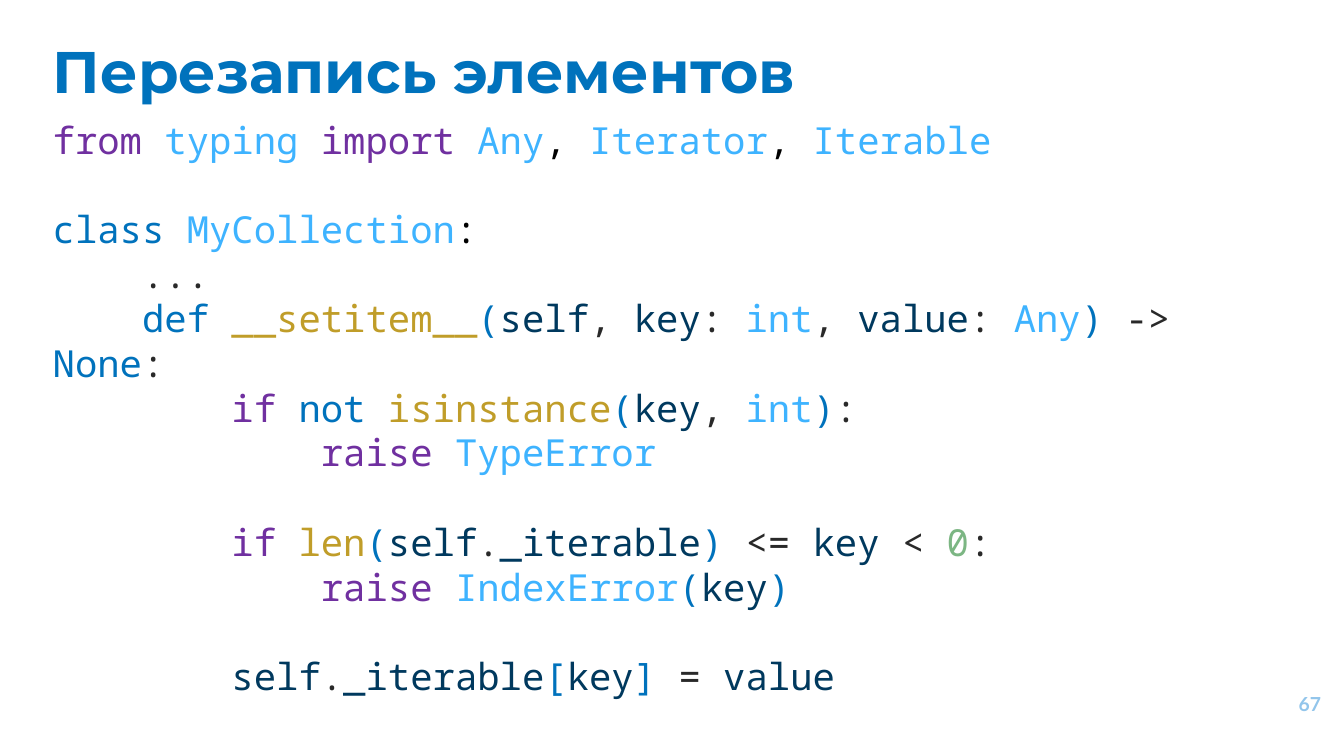
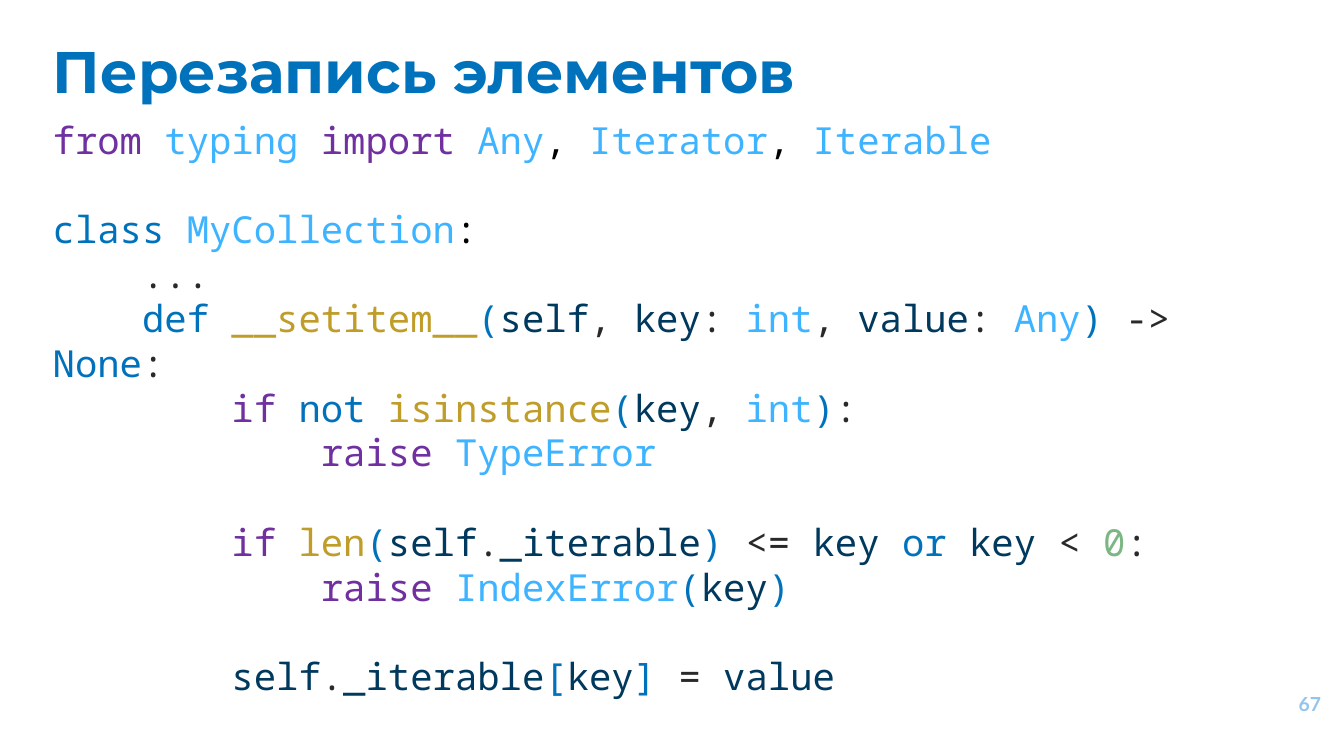
Before and after one commit to EvgrafovMichail/python_mipt_dafe, a slide deck: slide 67 of lessons/sem01/lesson12/protocols.pptx. Drawn at 1344x745 pixels with LibreOffice and Linux fonts; fonts in the diff are those of the drawing. Boxes give left, top, right and bottom in pixels: in the first picture for what was removed or moved away, otherwise in the second. Text is boxed around its words. In the diff, an @@ line names an element or a change of style, - is before the commit and + after.

```diff
--- a/lessons/sem01/lesson12/protocols.pptx
+++ b/lessons/sem01/lesson12/protocols.pptx
@@ text at [231,527,1148,565]: text changed @@
-if len(self._iterable) <= key < 0:
+if len(self._iterable) <= key or key < 0:
```
Also in this commit, not shown: 4 other slides changed.
